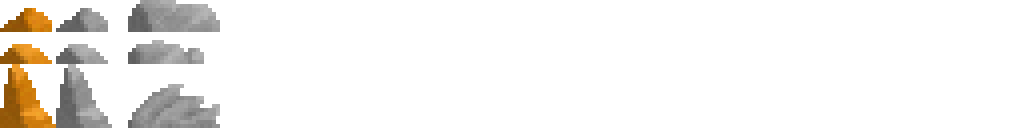
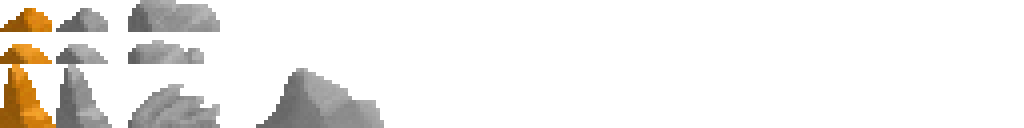
The second 1024x128 image is a revision of the first. Changes to its layers:
added layer "RockGrayLarge" in group "ColorlessRocks" over [256, 68, 384, 128]
